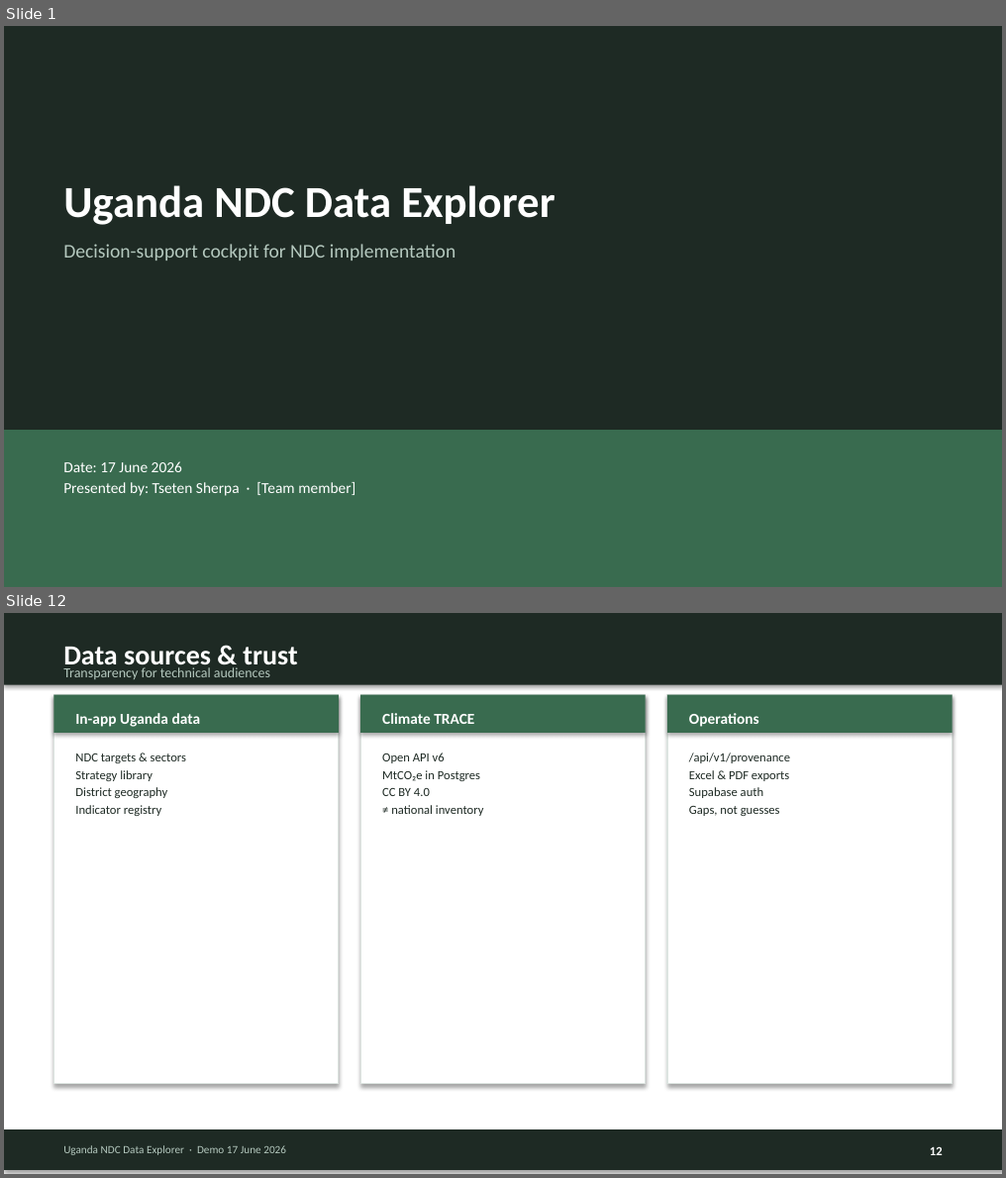
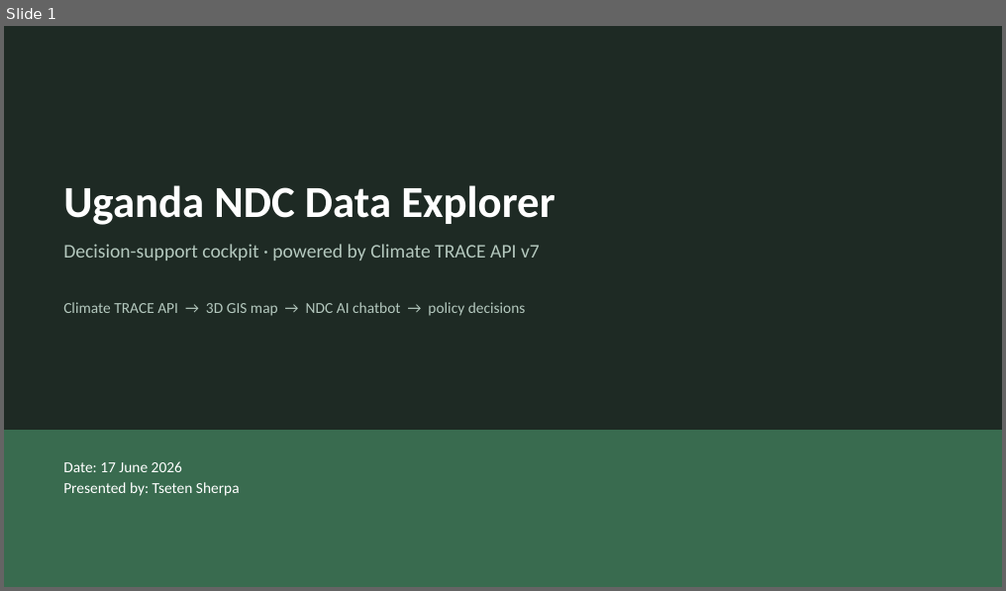
Before and after one commit to tseten14/NDC-Dashboard, a slide deck: docs/Uganda-NDC-Data-Explorer-Demo-June-17-2026.pptx. Shown one above the other, each under a label of ours: slides 1 and 12 before the commit, slide 1 after it; the slides between them are not shown. The pictures are 1006x1178 and 1006x591 pixels, drawn with LibreOffice and Linux fonts; fonts in the diff are those of the drawing. Boxes give left, top, right and bottom in pixels: in the first picture for what was removed or moved away, otherwise in the second. Text is boxed around its words. In the diff, an @@ line names an element or a change of style, - is before the commit and + after.

```diff
--- a/docs/Uganda-NDC-Data-Explorer-Demo-June-17-2026.pptx
+++ b/docs/Uganda-NDC-Data-Explorer-Demo-June-17-2026.pptx
@@ slide 12 removed at (x1=4, y1=613, x2=1002, y2=1174), background #FFFFFF @@
@@ rectangle removed at (x1=4, y1=613, x2=1002, y2=685) @@
@@ text removed at (x1=63, y1=647, x2=297, y2=670) @@
-Data sources & trust
@@ text removed at (x1=63, y1=667, x2=270, y2=679) @@
-Transparency for technical audiences
@@ rectangle removed at (x1=54, y1=695, x2=339, y2=1084) @@
@@ rectangle removed at (x1=54, y1=695, x2=339, y2=733) @@
@@ rectangle removed at (x1=360, y1=695, x2=645, y2=1084) @@
@@ rectangle removed at (x1=360, y1=695, x2=645, y2=733) @@
@@ rectangle removed at (x1=667, y1=695, x2=952, y2=1084) @@
@@ rectangle removed at (x1=667, y1=695, x2=952, y2=733) @@
@@ text removed at (x1=75, y1=713, x2=201, y2=727) @@
-In-app Uganda data
@@ text removed at (x1=382, y1=713, x2=474, y2=724) @@
-Climate TRACE
@@ text removed at (x1=689, y1=713, x2=759, y2=727) @@
-Operations
@@ text removed at (x1=75, y1=754, x2=186, y2=816) @@
-NDC targets & sectors
-Strategy library
-District geography
-Indicator registry
@@ text removed at (x1=382, y1=753, x2=484, y2=816) @@
-Open API v6
-MtCO₂e in Postgres
-CC BY 4.0
-≠ national inventory
@@ text removed at (x1=689, y1=753, x2=790, y2=816) @@
-/api/v1/provenance
-Excel & PDF exports
-Supabase auth
-Gaps, not guesses
@@ rectangle removed at (x1=4, y1=1130, x2=1002, y2=1170) @@
@@ text removed at (x1=63, y1=1146, x2=286, y2=1156) @@
-Uganda NDC Data Explorer · Demo 17 June 2026
@@ text removed at (x1=930, y1=1147, x2=943, y2=1156) @@
-12
@@ slide 1 changed as well @@
@@ text at (x1=63, y1=244, x2=540, y2=261): text changed @@
-Decision-support cockpit for NDC implementation
+Decision-support cockpit · powered by Climate TRACE API v7
@@ text added at (x1=63, y1=302, x2=526, y2=316), 11 pt, text #B4C8BE @@
+Climate TRACE API → 3D GIS map → NDC AI chatbot → policy decisions
@@ text at (x1=63, y1=462, x2=240, y2=496): text changed @@
-Date: 17 June 2026
-Presented by: Tseten Sherpa · [Team member]
+Date: 17 June 2026
+Presented by: Tseten Sherpa
```
Also in this commit, not shown: 2 other slides changed, 8 slides added, 10 other slides removed, 49 other files.
